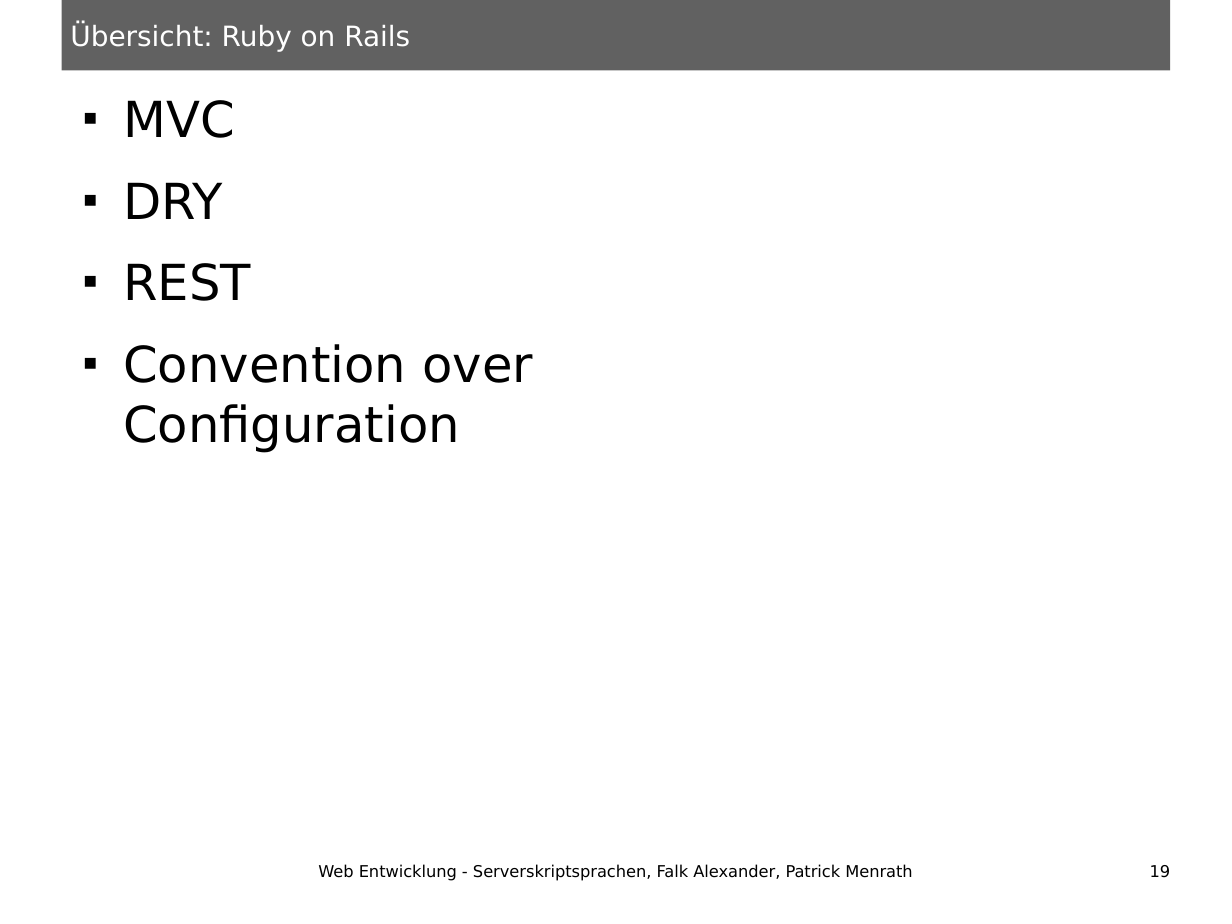
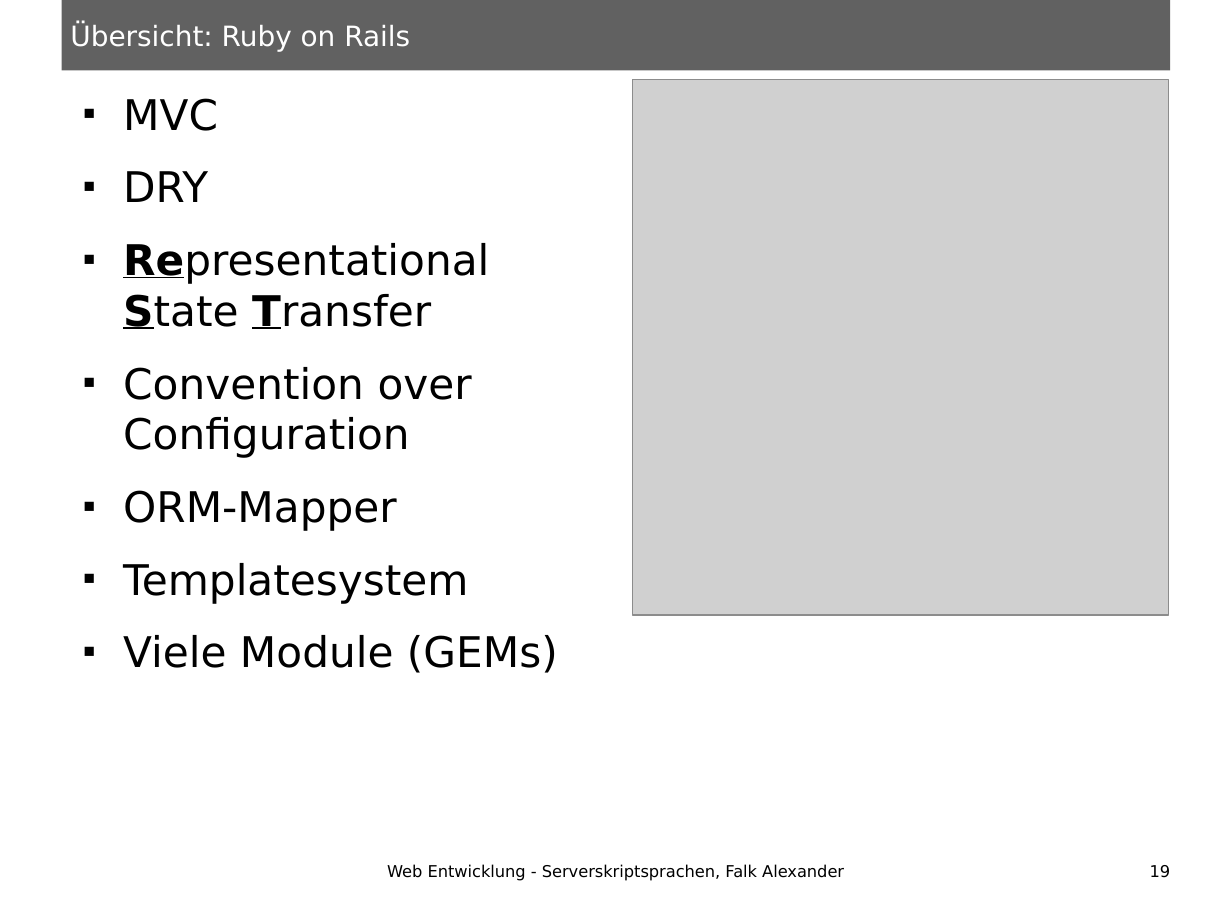
Before and after one commit to ungeziefer9488/HSA-SWS-SoSe13-Serverskriptsprachen, a slide deck: slide 19 of Vortrag.odp. Drawn at 1232x924 pixels with LibreOffice and Linux fonts; fonts in the diff are those of the drawing; grey boxes stand for pictures. Boxes give left, top, right and bottom in pixels: in the first picture for what was removed or moved away, otherwise in the second. Text is boxed around its words. In the diff, an @@ line names an element or a change of style, - is before the commit and + after.

```diff
--- a/Vortrag.odp
+++ b/Vortrag.odp
@@ picture added at <box>633,79,1169,616</box> @@
@@ text at <box>123,98,472,458</box>: size 32 to 27.2 pt in "MVC", "DRY", "Convention over Configuration" @@
@@ text at <box>123,243,489,329</box>: text changed; size 32 to 27.2 pt @@
-■ REST
+■ Representational State Transfer
@@ text at <box>123,490,558,673</box>: paragraphs added @@
+■ ORM-Mapper
+■ Templatesystem
+■ Viele Module (GEMs)
@@ text at <box>387,864,844,881</box>: text changed @@
-Web Entwicklung - Serverskriptsprachen, Falk Alexander, Patrick Menrath
+Web Entwicklung - Serverskriptsprachen, Falk Alexander
```
Also in this commit, not shown: 21 other slides changed, 2 slides added.
